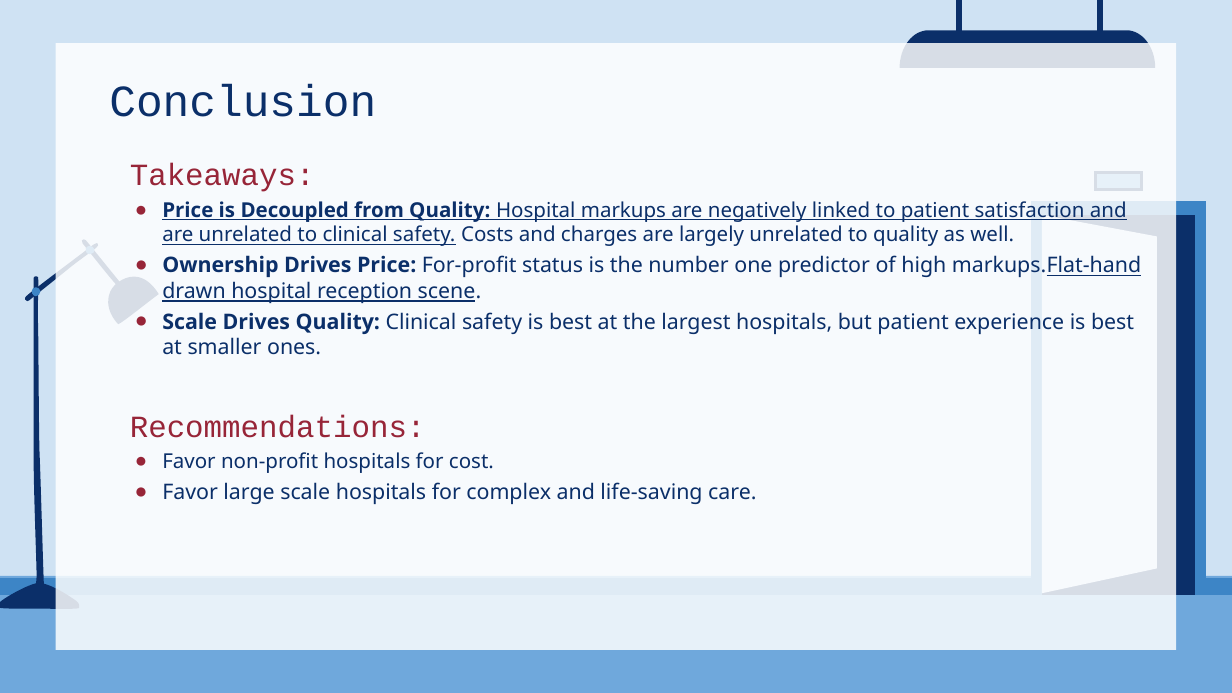
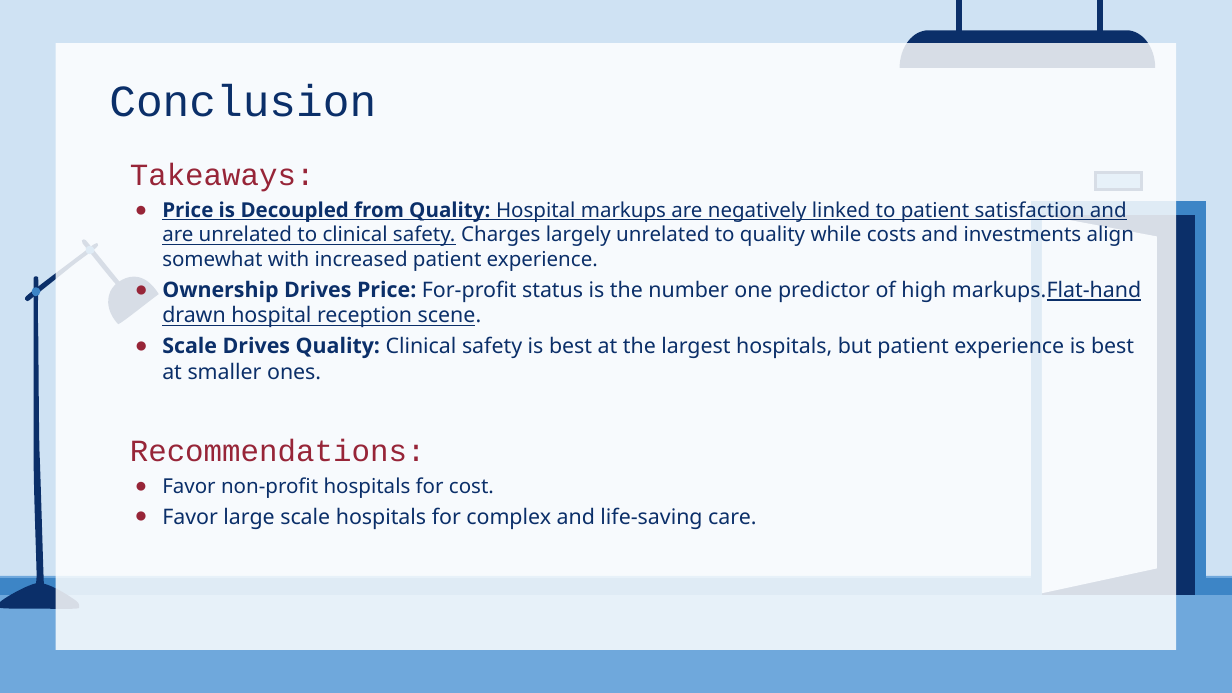
Before and after one commit to kjaques/hospital-financial-and-quality-performance, a slide deck: slide 15 of The Cost of Care.pptx. Drawn at 1232x693 pixels with LibreOffice and Linux fonts; fonts in the diff are those of the drawing. Boxes give left, top, right and bottom in pixels: in the first picture for what was removed or moved away, otherwise in the second. Text is boxed around its words. In the diff, an @@ line names an element or a change of style, - is before the commit and + after.

```diff
--- a/The Cost of Care.pptx
+++ b/The Cost of Care.pptx
@@ text at bbox=[162, 201, 1134, 271]: text changed @@
-● Price is Decoupled from Quality: Hospital markups are negatively linked to patient satisfaction and are unrelated to clinical safety. Costs and charges are largely unrelated to quality as well.
+● Price is Decoupled from Quality: Hospital markups are negatively linked to patient satisfaction and are unrelated to clinical safety. Charges largely unrelated to quality while costs and investments align somewhat with increased patient experience.
```
Also in this commit, not shown: 3 other slides changed, 9 other files.
